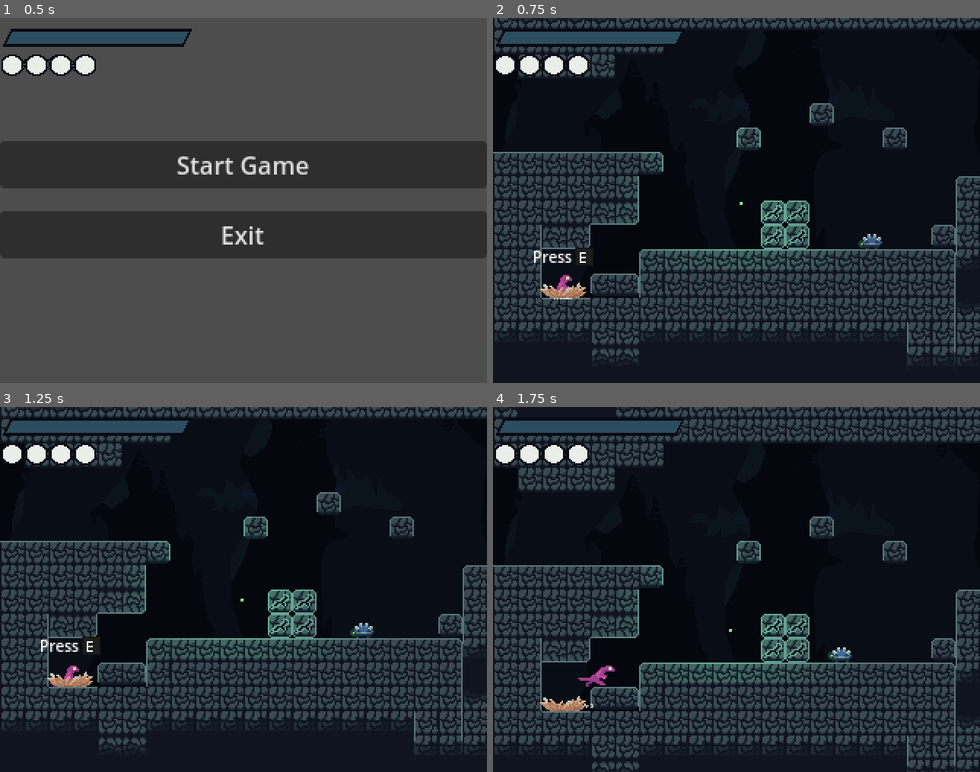
Above: before the commit, frames 1-4 (two rows, left to right).
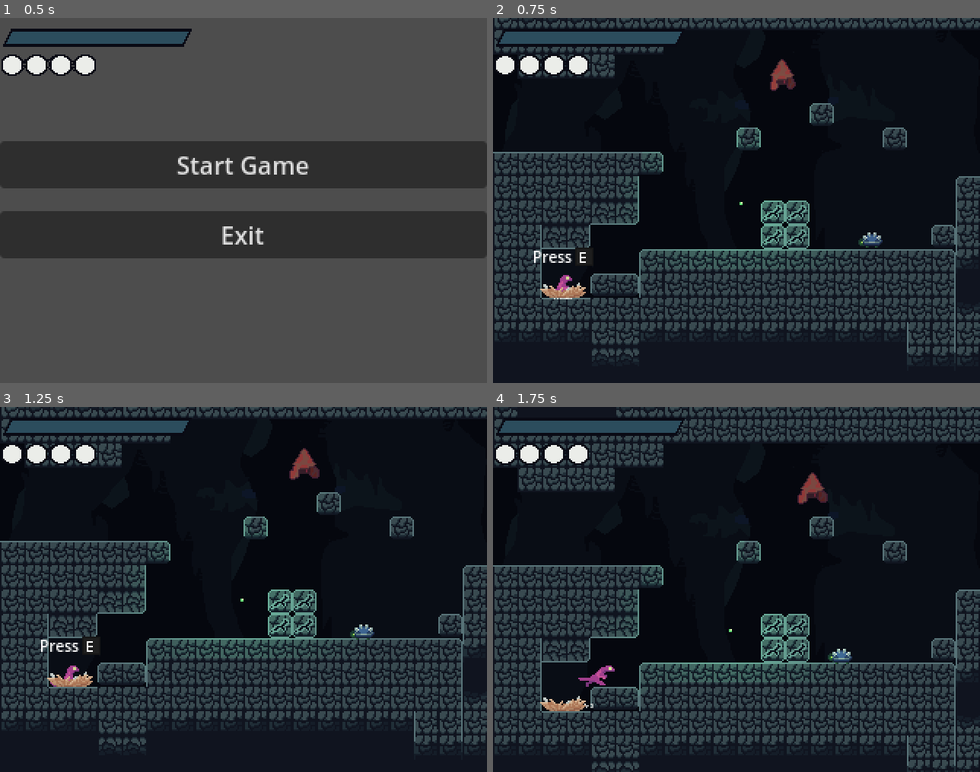
Above: after the commit, the same moments.

Repository: Liakatido/MVM19
Game: Godot game, scene res://scenes/game.tscn
Same seed, same stepped clock (60 frames per second), same inputs: the game is played once before the commit and once after it. Sound files missing from this copy of the repository are replaced by a short silence.
Inputs:
- Up to frame 1 (0.5 s): no input
- Up to frame 2 (0.75 s): click "Start Game" at 0.5 s
- Up to frame 3 (1.25 s): no input
- Up to frame 4 (1.75 s): tap Enter (ui_accept) at 1.25 s; hold Right (right) from 1.28 s (still down); hold X (attack) from 1.28 s (still down); tap Z (jump) at 1.52 s

Frame 1 is identical in both runs. In frame 2, 0.4% of the frame differs, in the area x 56-80%, y 11-64%; in frame 3, 0.4%, in the area x 59-77%, y 11-64%; in frame 4, 0.4%.

Commit message:
added flyer

Diff:
--- a/scenes/creatures/corpse.tscn
+++ b/scenes/creatures/corpse.tscn
@@ -11,6 +11,7 @@
 size = Vector2(0, 0)
 
 [sub_resource type="RectangleShape2D" id="RectangleShape2D_3o5bi"]
+resource_local_to_scene = true
 size = Vector2(19.5, 12.5)
 
 [node name="Corpse" type="CharacterBody2D"]
--- a/scenes/creatures/enemy.tscn
+++ b/scenes/creatures/enemy.tscn
@@ -5,10 +5,12 @@
 [ext_resource type="Script" path="res://scenes/player/hitbox.gd" id="3_1xfts"]
 
 [sub_resource type="RectangleShape2D" id="RectangleShape2D_7bw8u"]
-size = Vector2(12, 30)
+resource_local_to_scene = true
+size = Vector2(17.9097, 28.9513)
 
 [sub_resource type="RectangleShape2D" id="RectangleShape2D_8xyia"]
-size = Vector2(16, 32)
+resource_local_to_scene = true
+size = Vector2(16, 15)
 
 [sub_resource type="Animation" id="Animation_kydi0"]
 length = 0.001
--- /dev/null
+++ b/scenes/creatures/flyer-corpse.tscn
@@ -0,0 +1,18 @@
+[gd_scene load_steps=4 format=3 uid="uid://i8d5xle8cpil"]
+
+[ext_resource type="PackedScene" uid="uid://c6u78mmi0puws" path="res://scenes/creatures/corpse.tscn" id="1_52j45"]
+[ext_resource type="Texture2D" uid="uid://byq1lwfybp8jt" path="res://assets/flyer-corpse.png" id="2_83aej"]
+
+[sub_resource type="RectangleShape2D" id="RectangleShape2D_jvh1w"]
+resource_local_to_scene = true
+size = Vector2(19.5, 22.25)
+
+[node name="Corpse" instance=ExtResource("1_52j45")]
+
+[node name="Sprite2D" parent="." index="1"]
+position = Vector2(0, -9)
+texture = ExtResource("2_83aej")
+
+[node name="CollisionShape2D" parent="Hitbox" index="0"]
+position = Vector2(0, -6.125)
+shape = SubResource("RectangleShape2D_jvh1w")
--- /dev/null
+++ b/scenes/creatures/flyer.gd
@@ -0,0 +1,49 @@
+extends Node2D
+
+@onready var path = get_node("Path")
+
+const SPEED = 20.0
+
+
+var body : CharacterBody2D
+var path_points : Array[Vector2]
+var current_i : int
+var i_ascending : bool = true
+
+func _ready():
+	path.hide()
+	body = get_parent()
+	body.get_node("MovementAnimations").play("idle")
+
+	# calculate path points
+	path_points = []
+	for line_point in path.points:
+		path_points.append(line_point + path.global_position)
+
+func _physics_process(delta):
+	if on_current_i():
+		set_next_i()
+
+	var direction = body.global_position.direction_to(path_points[current_i])
+
+	body.get_node("Sprite2D").flip_h = direction.x > 0
+
+	body.velocity = direction * SPEED
+	body.move_and_slide()
+
+func set_next_i():
+	if i_ascending:
+		var possible = current_i + 1
+		if possible == len(path_points):
+			i_ascending = false
+			possible = current_i - 1
+		current_i = possible
+	else:
+		var possible = current_i - 1
+		if possible <= 0:
+			i_ascending = true
+			possible = current_i + 1
+
+const DISTANCE_TO_CLOSE : float = 4.0
+func on_current_i() -> bool:
+	return global_position.distance_to(path_points[current_i]) <= DISTANCE_TO_CLOSE
--- /dev/null
+++ b/scenes/creatures/flyer.tscn
@@ -0,0 +1,85 @@
+[gd_scene load_steps=10 format=3 uid="uid://b2ruls1fn44k5"]
+
+[ext_resource type="PackedScene" uid="uid://bgj7arkqm4aa6" path="res://scenes/creatures/enemy.tscn" id="1_2i60e"]
+[ext_resource type="Texture2D" uid="uid://bxdjilc37sxwb" path="res://assets/creatures/flyer.png" id="2_odkms"]
+[ext_resource type="PackedScene" uid="uid://t0raixkbvbm1" path="res://scenes/creatures/damage_area.tscn" id="3_wo1ub"]
+[ext_resource type="Script" path="res://scenes/creatures/flyer.gd" id="4_erk2h"]
+
+[sub_resource type="RectangleShape2D" id="RectangleShape2D_acjip"]
+resource_local_to_scene = true
+size = Vector2(17.9097, 28.9513)
+
+[sub_resource type="RectangleShape2D" id="RectangleShape2D_7v3ak"]
+resource_local_to_scene = true
+size = Vector2(16, 15)
+
+[sub_resource type="Animation" id="Animation_x273e"]
+resource_name = "idle"
+length = 0.8
+loop_mode = 1
+tracks/0/type = "value"
+tracks/0/imported = false
+tracks/0/enabled = true
+tracks/0/path = NodePath("Sprite2D:region_rect")
+tracks/0/interp = 1
+tracks/0/loop_wrap = true
+tracks/0/keys = {
+"times": PackedFloat32Array(0, 0.2, 0.4, 0.6),
+"transitions": PackedFloat32Array(1, 1, 1, 1),
+"update": 1,
+"values": [Rect2(0, 0, 24, 24), Rect2(24, 0, 24, 24), Rect2(48, 0, 24, 24), Rect2(72, 0, 24, 24)]
+}
+
+[sub_resource type="Animation" id="Animation_238m0"]
+length = 0.001
+tracks/0/type = "value"
+tracks/0/imported = false
+tracks/0/enabled = true
+tracks/0/path = NodePath("Sprite2D:region_rect")
+tracks/0/interp = 1
+tracks/0/loop_wrap = true
+tracks/0/keys = {
+"times": PackedFloat32Array(0),
+"transitions": PackedFloat32Array(1),
+"update": 0,
+"values": [Rect2(0, 0, 24, 24)]
+}
+
+[sub_resource type="AnimationLibrary" id="AnimationLibrary_tw4me"]
+_data = {
+"RESET": SubResource("Animation_238m0"),
+"idle": SubResource("Animation_x273e")
+}
+
+[node name="Enemy" instance=ExtResource("1_2i60e")]
+corpse_path = "res://scenes/creatures/flyer-corpse.tscn"
+
+[node name="Sprite2D" parent="." index="0"]
+texture = ExtResource("2_odkms")
+region_enabled = true
+region_rect = Rect2(0, 0, 24, 24)
+
+[node name="CollisionShape2D" parent="." index="1"]
+position = Vector2(0, 0)
+scale = Vector2(0.445905, -0.213119)
+shape = SubResource("RectangleShape2D_acjip")
+
+[node name="CollisionShape2D" parent="Hitbox" index="0"]
+shape = SubResource("RectangleShape2D_7v3ak")
+
+[node name="DamageArea" parent="." index="4" instance=ExtResource("3_wo1ub")]
+scale = Vector2(0.241674, 0.755391)
+damage = 20
+
+[node name="MovementAnimations" type="AnimationPlayer" parent="." index="5"]
+libraries = {
+"": SubResource("AnimationLibrary_tw4me")
+}
+
+[node name="AI" type="Node2D" parent="." index="6"]
+script = ExtResource("4_erk2h")
+
+[node name="Path" type="Line2D" parent="AI" index="0"]
+z_index = -1
+width = 3.0
+default_color = Color(0.443137, 0.52549, 1, 0.784314)
--- a/scenes/creatures/spikebug.tscn
+++ b/scenes/creatures/spikebug.tscn
@@ -1,9 +1,17 @@
-[gd_scene load_steps=8 format=3 uid="uid://da5vfq0yjp30b"]
+[gd_scene load_steps=10 format=3 uid="uid://da5vfq0yjp30b"]
 
 [ext_resource type="PackedScene" uid="uid://bgj7arkqm4aa6" path="res://scenes/creatures/enemy.tscn" id="1_qabwb"]
 [ext_resource type="Script" path="res://scenes/creatures/spikebug.gd" id="2_d7kfj"]
 [ext_resource type="Texture2D" uid="uid://cokbgjpwvjm5m" path="res://assets/creatures/spikebug.png" id="2_qf66g"]
 [ext_resource type="PackedScene" uid="uid://t0raixkbvbm1" path="res://scenes/creatures/damage_area.tscn" id="4_xwmbk"]
+
+[sub_resource type="RectangleShape2D" id="RectangleShape2D_nq8xl"]
+resource_local_to_scene = true
+size = Vector2(17.9097, 28.9513)
+
+[sub_resource type="RectangleShape2D" id="RectangleShape2D_m48jt"]
+resource_local_to_scene = true
+size = Vector2(16, 15)
 
 [sub_resource type="Animation" id="Animation_ynh4x"]
 length = 0.001
@@ -53,8 +61,9 @@
 region_rect = Rect2(32, 0, 16, 16)
 
 [node name="CollisionShape2D" parent="." index="1"]
-position = Vector2(0, -4)
+position = Vector2(0, -4.5)
 scale = Vector2(0.781701, -0.241785)
+shape = SubResource("RectangleShape2D_nq8xl")
 
 [node name="Hitbox" parent="." index="2"]
 position = Vector2(0, -5)
@@ -62,6 +71,7 @@
 
 [node name="CollisionShape2D" parent="Hitbox" index="0"]
 scale = Vector2(0.987406, 0.96)
+shape = SubResource("RectangleShape2D_m48jt")
 
 [node name="AI" type="Node2D" parent="." index="4"]
 script = ExtResource("2_d7kfj")
--- a/scenes/levels/cave/caveSelfLair.tscn
+++ b/scenes/levels/cave/caveSelfLair.tscn
@@ -1,10 +1,11 @@
-[gd_scene load_steps=6 format=3 uid="uid://bd8l3nify8mfu"]
+[gd_scene load_steps=7 format=3 uid="uid://bd8l3nify8mfu"]
 
 [ext_resource type="PackedScene" uid="uid://dy2gbkapxxpro" path="res://scenes/levels/base_level.tscn" id="1_e5lny"]
 [ext_resource type="PackedScene" uid="uid://djgp1w4sb02ty" path="res://scenes/levels/level_gate.tscn" id="2_dfde7"]
 [ext_resource type="PackedScene" uid="uid://euanwexm70yw" path="res://scenes/creatures/lightbug.tscn" id="3_830w8"]
 [ext_resource type="PackedScene" uid="uid://daxp300dp6r3n" path="res://scenes/levels/save_point.tscn" id="3_xqmox"]
 [ext_resource type="PackedScene" uid="uid://da5vfq0yjp30b" path="res://scenes/creatures/spikebug.tscn" id="4_1syge"]
+[ext_resource type="PackedScene" uid="uid://b2ruls1fn44k5" path="res://scenes/creatures/flyer.tscn" id="6_nunri"]
 
 [node name="caveSelfLair" instance=ExtResource("1_e5lny")]
 
@@ -48,7 +49,14 @@
 position = Vector2(164, 177)
 
 [node name="Spikebug" parent="." index="4" instance=ExtResource("4_1syge")]
-position = Vector2(251, 207)
+position = Vector2(251, 206)
+
+[node name="Enemy" parent="." index="5" instance=ExtResource("6_nunri")]
+position = Vector2(187, 93)
+
+[node name="Path" parent="Enemy/AI" index="0"]
+points = PackedVector2Array(1, 1, 95, 1)
 
 [editable path="Gates/LevelGate"]
 [editable path="Gates/LevelGate2"]
+[editable path="Enemy"]
